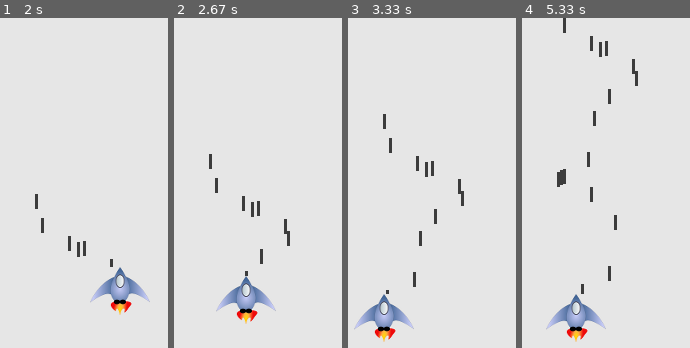
Above: before the commit, frames 1-4 (left to right).
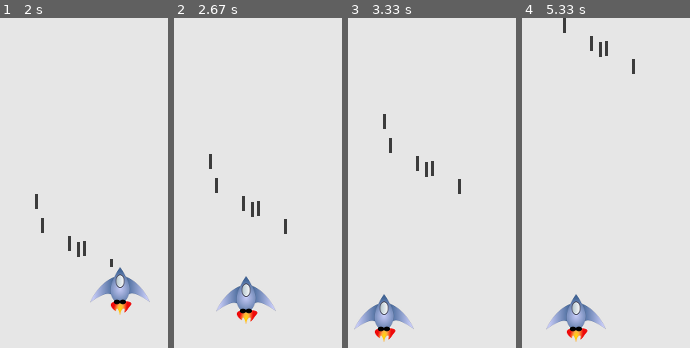
Above: after the commit, the same moments.

Repository: yao0013/pygame6_1
Game: pygame game, started from alien_invasion.py
Two runs of this game, one before a commit and one after it. Both use one fixed random seed, a clock stepped at 60 frames per second and the inputs below.
Inputs:
- Up to frame 1 (2 s): tap Space at 0.33, 0.73, 1.03, 1.23, 1.57, 1.87 s; hold Right 0.67-1.13 s; hold Up 1.17-1.47 s; hold Right 1.5-1.97 s
- Up to frame 2 (2.67 s): hold Left 2-2.53 s; tap Space at 2.07, 2.37, 2.63 s; hold Down from 2.57 s (still down)
- Up to frame 3 (3.33 s): release Down at 2.87 s; hold Left 2.9-3.3 s; tap Space at 2.97, 3.27 s
- Up to frame 4 (5.33 s): hold Up 3.33-3.7 s; tap Space at 3.4, 3.8, 4.1, 4.47, 4.87, 5.17 s; hold Right 3.73-4.37 s; hold Down 4.4-4.77 s; hold Left 4.8-5.27 s; hold Right from 5.3 s (still down)

Frame 1 is identical in both runs. In frame 2, 0.2% of the frame differs, in the area x 42-70%, y 64-79%; in frame 3, 0.3%; in frame 4, 0.9%, in the area x 20-70%, y 16-84%.

Commit message:
初步完成飞船部分，下一步进行横版改造

Diff:
--- a/alien_invasion.py
+++ b/alien_invasion.py
@@ -21,9 +21,12 @@
     while True:
         gf.check_events(ai_setting, screen, ship, bullets)
         ship.update()
-        bullets.update()
+        gf.update_bullets(bullets)
         gf.update_screen(ai_setting, screen, ship, bullets)
 
 
 if __name__ == '__main__':
     run_game()
+
+# TODO 12-5 侧面射击：编写一个游戏，将一艘飞船放在屏幕左边，并允许玩家上下移动飞船。在玩家按空格键时，让飞船发射一颗在屏幕中向右穿
+#  行的子弹，并在子弹离开屏幕而消失后将其删除，即改成横版游戏！！！
--- a/game_functions.py
+++ b/game_functions.py
@@ -5,7 +5,7 @@
 from bullet import Bullet
 
 
-def check_keydown(event, ai_settings, screen, ship, bullets):
+def check_keydown(event, ai_setting, screen, ship, bullets):
     if event.key == pygame.K_RIGHT:
         ship.moving_right = True
     if event.key == pygame.K_UP:
@@ -15,8 +15,7 @@
     if event.key == pygame.K_LEFT:
         ship.moving_left = True
     elif event.key == pygame.K_SPACE:
-        new_bullet = Bullet(ai_settings, screen, ship)
-        bullets.add(new_bullet)
+        fire_bullet(ai_setting, screen, ship, bullets)
 
 
 def check_keyup(event, ship):
@@ -30,12 +29,12 @@
         ship.moving_left = False
 
 
-def check_events(ai_settings, screen, ship, bullets):
+def check_events(ai_setting, screen, ship, bullets):
     for event in pygame.event.get():
         if event.type == pygame.QUIT:
             sys.exit()
         elif event.type == pygame.KEYDOWN:
-            check_keydown(event, ai_settings, screen, ship, bullets)
+            check_keydown(event, ai_setting, screen, ship, bullets)
         elif event.type == pygame.KEYUP:
             check_keyup(event, ship)
 
@@ -46,3 +45,16 @@
         bullet.draw_bullet()
     ship.blitme()
     pygame.display.flip()
+
+
+def update_bullets(bullets):
+    bullets.update()
+    for bullet in bullets.copy():
+        if bullet.rect.bottom <= 0:
+            bullets.remove(bullet)
+
+
+def fire_bullet(ai_setting, screen, ship, bullets):
+    if len(bullets) < ai_setting.bullet_allowed:
+        new_bullet = Bullet(ai_setting, screen, ship)
+        bullets.add(new_bullet)
--- a/setting.py
+++ b/setting.py
@@ -10,3 +10,4 @@
         self.bullet_width = 3
         self.bullet_heigh = 15
         self.bullet_color = 60, 60, 60
+        self.bullet_allowed = 6
